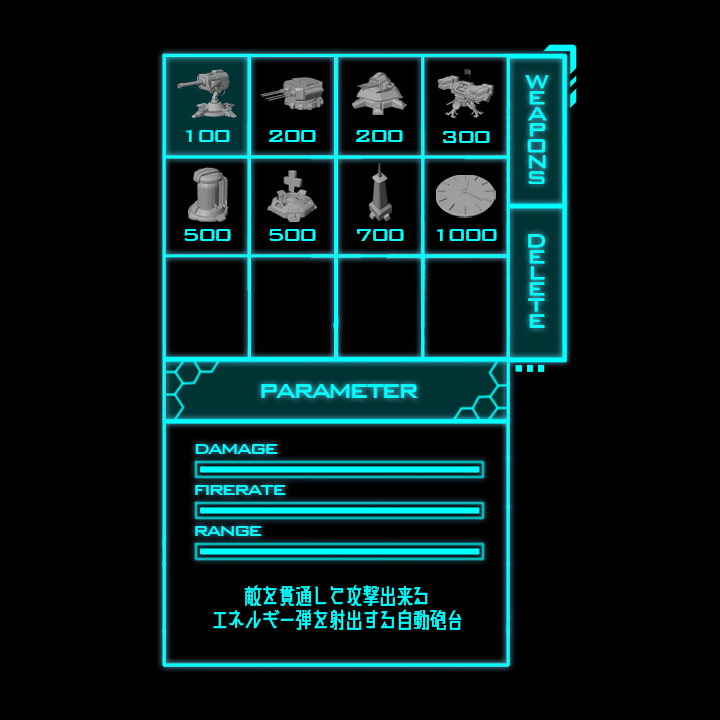
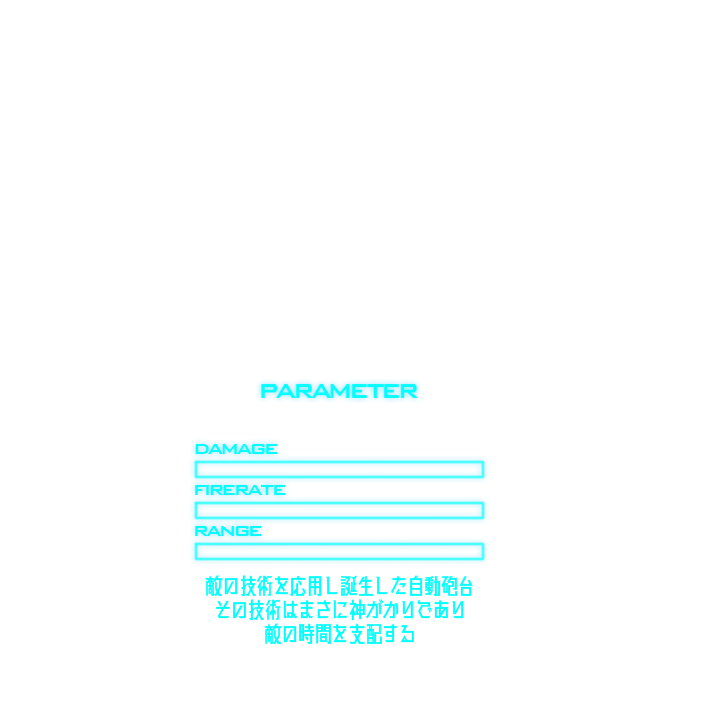
Revision of a layered 720px x 720px image; what changed, layer by layer:
hid "パラメーターバー中身 renge" over (199, 465, 480, 473)
hid "パラメーターバー中身 damage" over (199, 506, 480, 514)
hid "パラメーターバー中身 firerate" over (199, 547, 480, 555)
hid "HolyTurret" (2nd of 2, in "HolyTurret") over (436, 175, 496, 218)
added layer "HolyTurret説明文" (addition) in group "HolyTurret" over (205, 575, 473, 644)
hid group "TeslaTurret" (1st of 2) (3 layers) over (206, 162, 474, 631)
hid group "HealTurret" (1st of 2) (3 layers), moved it above "GeneratorTurret" over (224, 170, 456, 630)
hid "HealTurret" (2nd of 2, in "HealTurret") over (267, 170, 317, 222)
renamed "GenerationTurret" to "GeneratorTurret", hid the group it (3 layers) over (184, 167, 456, 630)
renamed "GenerationTurret" to "GeneratorTurret", hid it over (188, 167, 229, 222)
hid group "RocketTurret" (1st of 2) (3 layers) over (215, 69, 494, 621)
hid "RocketTurret" (2nd of 2, in "RocketTurret") over (437, 69, 494, 118)
hid group "LaserTurret" (1st of 2) (3 layers), blend pass through → addition over (213, 72, 462, 630)
hid "LaserTurret" (2nd of 2, in "LaserTurret") over (352, 72, 407, 115)
hid group "DualGunTurret" (1st of 2) (3 layers) over (186, 72, 486, 631)
hid "DualGunTurret" (2nd of 2, in "DualGunTurret"), painted on it over (259, 72, 324, 118)
hid group "NormalTurret" (1st of 2) (3 layers) over (176, 69, 486, 620)
hid "NormalTurret" (2nd of 2, in "NormalTurret"), painted on it over (176, 69, 240, 119)
hid group "UI" (1st of 2) (9 layers) over (162, 44, 577, 667)
hid "Turret背景" over (162, 53, 251, 158)
hid "delete背景" over (510, 208, 562, 357)
hid "weapons背景" over (510, 59, 562, 203)
hid "背景" over (0, 0, 720, 720)
hid "UI" (2nd of 2) over (129, 0, 720, 720)
…and 9 more changes (1 blend, 1 stack, 9 visibility)
